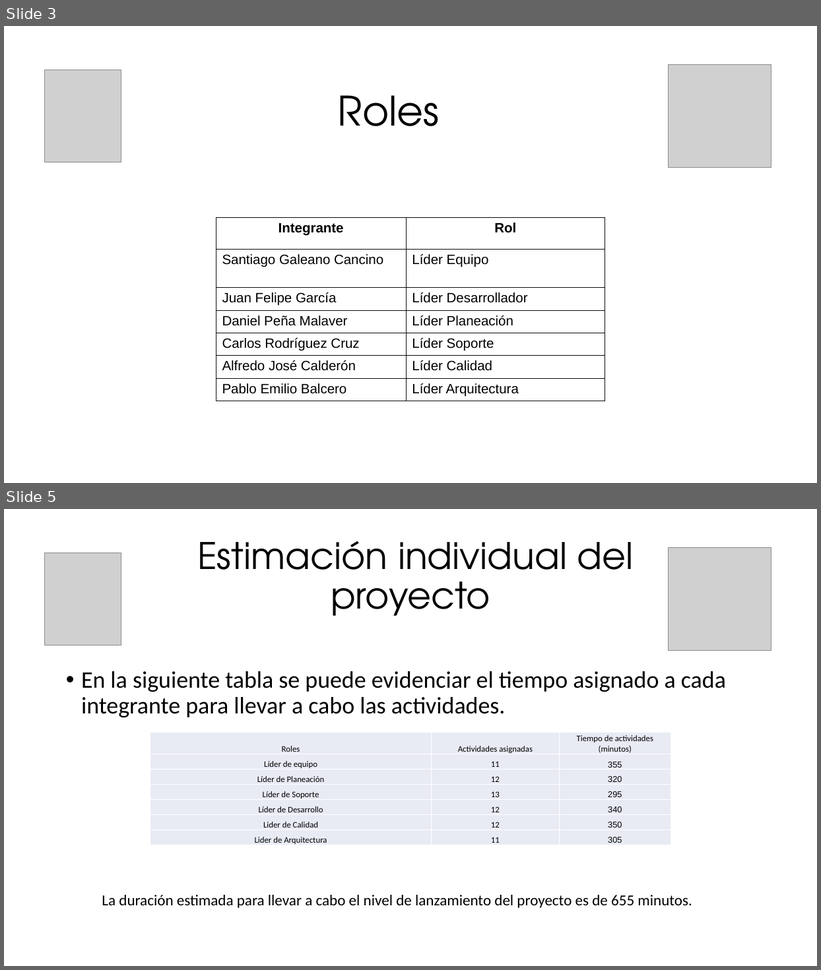
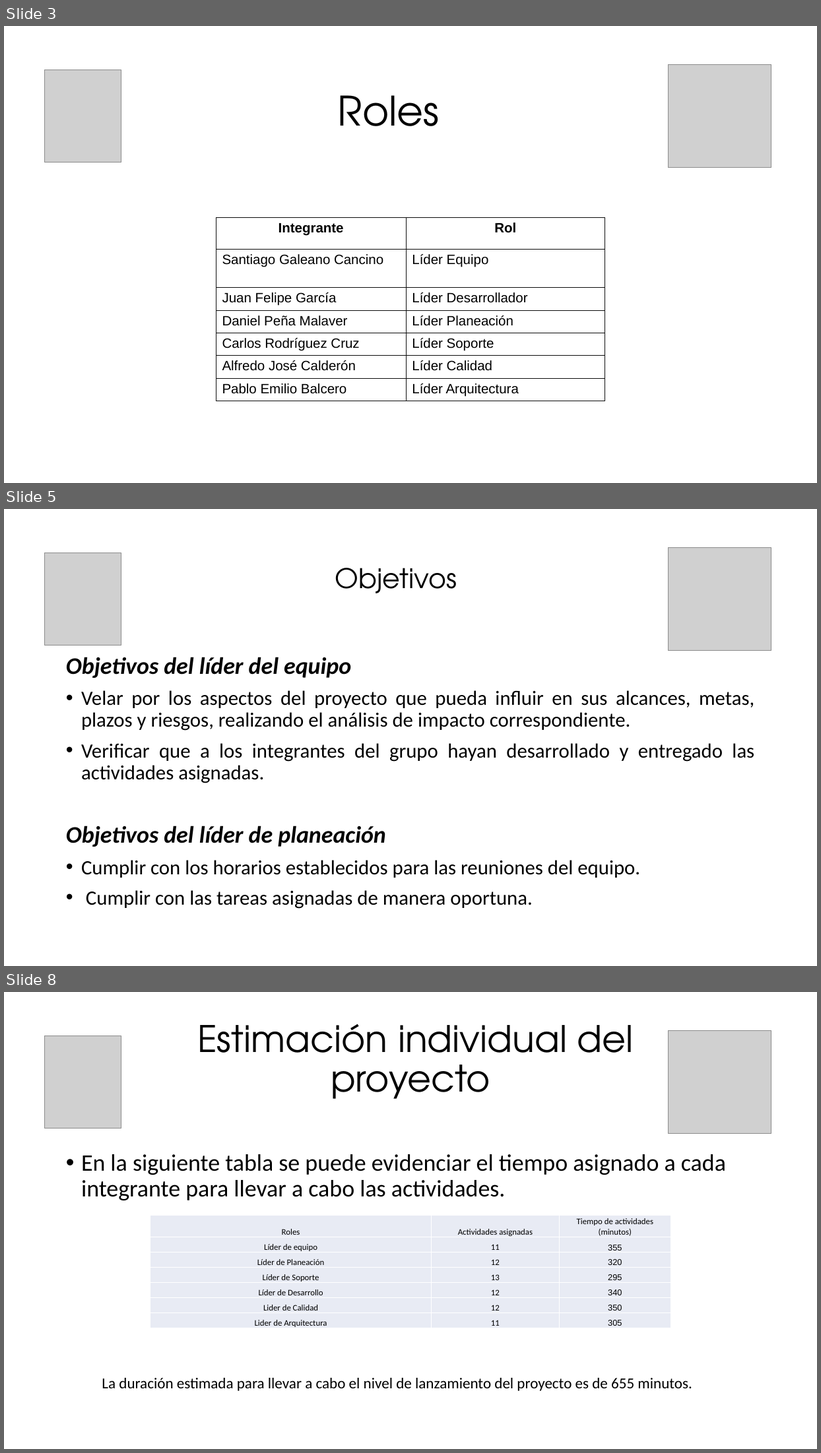
Before and after one commit to SantiagoGaleano/METFOR, a slide deck: Primera Entrega/Presentación.pptx. Shown one above the other, each under a label of ours: slides 3 and 5 before the commit, slides 3, 5 and 8 after it; the slides between them are not shown. The pictures are 821x970 and 821x1453 pixels, drawn with LibreOffice and Linux fonts; fonts in the diff are those of the drawing; grey boxes stand for pictures. Boxes give left, top, right and bottom in pixels: in the first picture for what was removed or moved away, otherwise in the second. Text is boxed around its words. In the diff, an @@ line names an element or a change of style, - is before the commit and + after.

```diff
--- a/Primera Entrega/Presentación.pptx
+++ b/Primera Entrega/Presentación.pptx
@@ slide 5 added at [4, 509, 817, 966], background #FFFFFF @@
@@ picture added at [668, 547, 772, 650] @@
@@ picture added at [45, 553, 121, 645] @@
@@ title added at [335, 568, 457, 593], 32 pt, text #000000 @@
+Objetivos
@@ text added at [66, 657, 754, 909], 24 pt, text #000000 @@
+Objetivos del líder del equipo
+• Velar por los aspectos del proyecto que pueda influir en sus alcances, metas, plazos y riesgos, realizando el análisis de impacto correspondiente.
+• Verificar que a los integrantes del grupo hayan desarrollado y entregado las actividades asignadas.
+Objetivos del líder de planeación
+• Cumplir con los horarios establecidos para las reuniones del equipo.
+• Cumplir con las tareas asignadas de manera oportuna.
@@ what was slide 5 is now slide 8 @@
```
Also in this commit, not shown: 2 slides changed, 2 other slides added.
